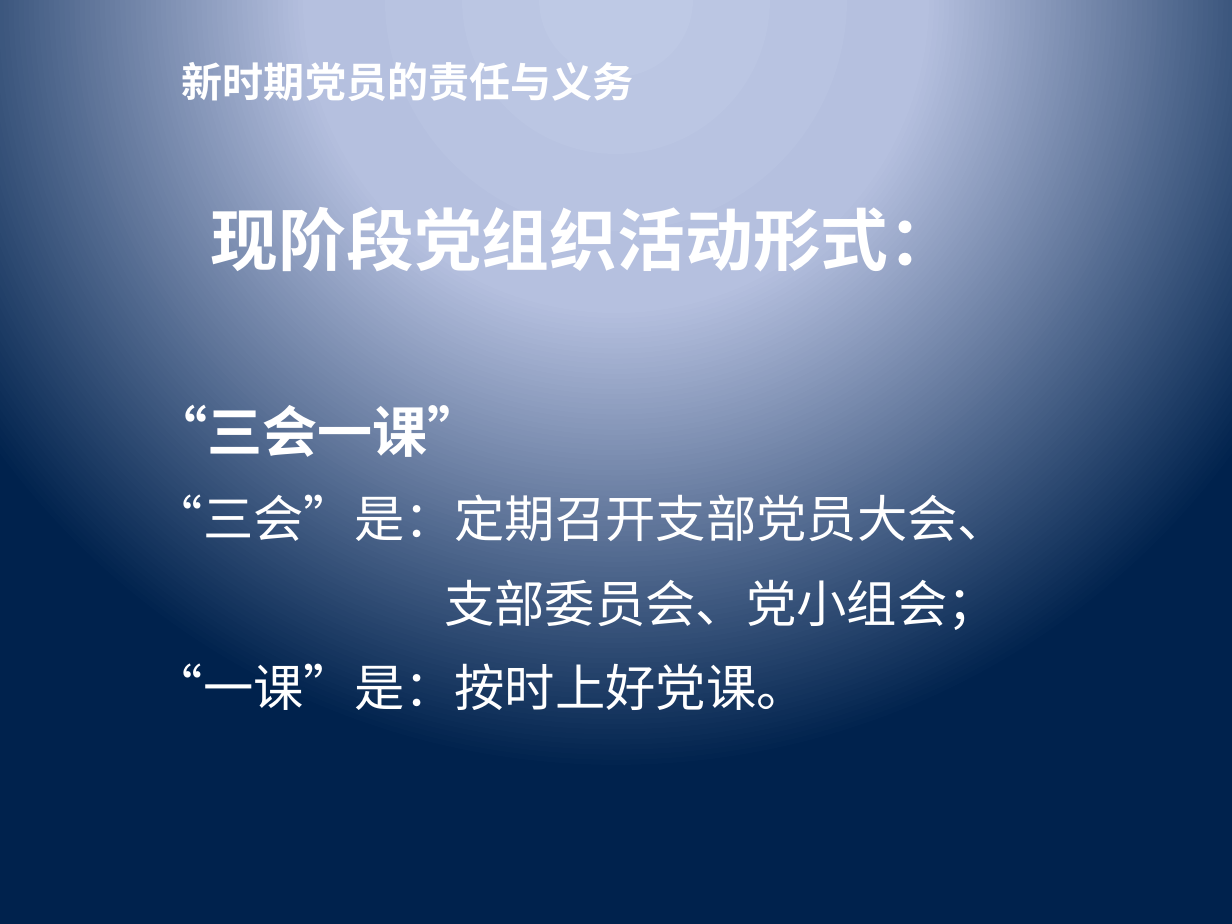
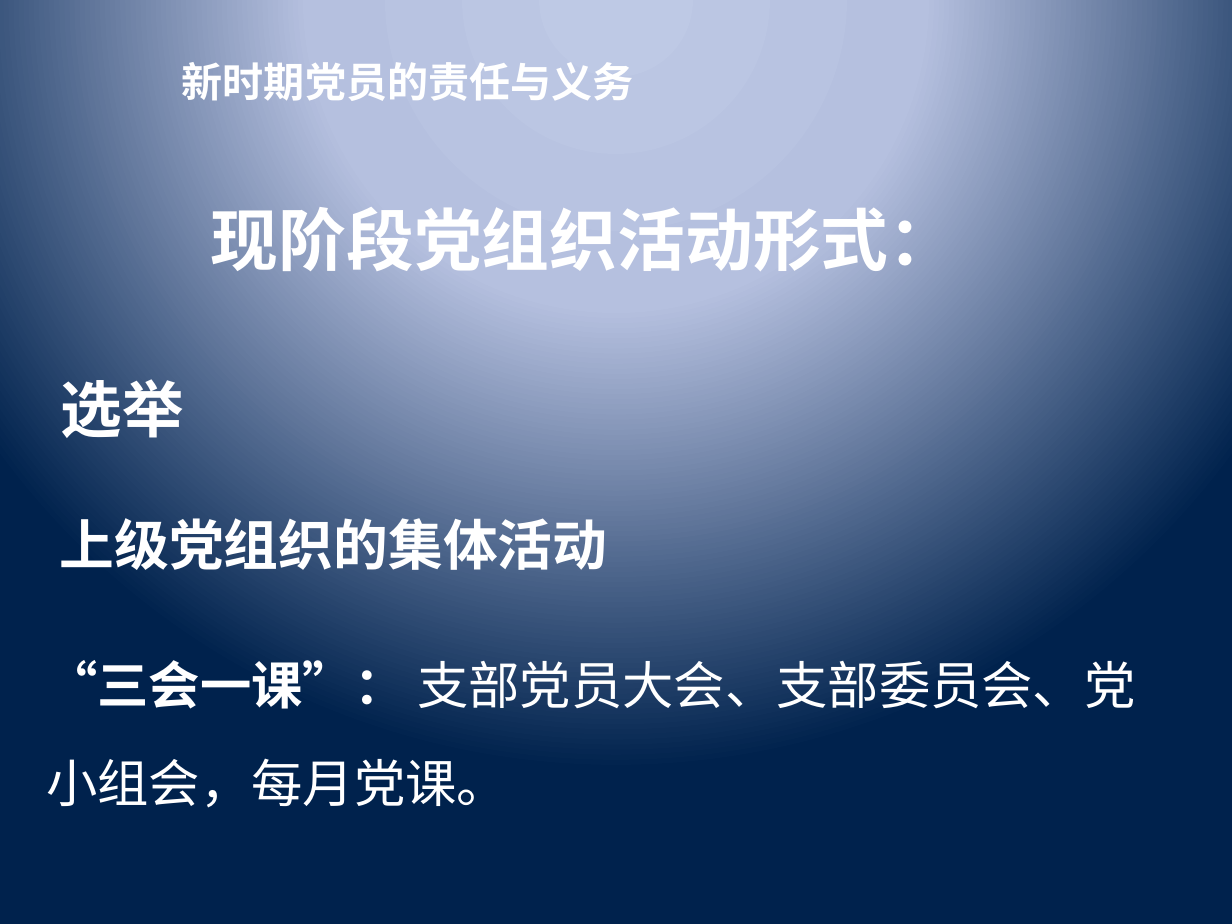
Before and after one commit to lishengze/Docs-Notes, a slide deck: slide 8 of communist/党员的责任与义务.pptx (slide 11 before the commit). Drawn at 1232x924 pixels with LibreOffice and Linux fonts; fonts in the diff are those of the drawing; background and template pictures are left out. Boxes give left, top, right and bottom in pixels: in the first picture for what was removed or moved away, otherwise in the second. Text is boxed around its words. In the diff, an @@ line names an element or a change of style, - is before the commit and + after.

```diff
--- a/communist/党员的责任与义务.pptx
+++ b/communist/党员的责任与义务.pptx
@@ text added at (x1=61, y1=379, x2=184, y2=438), 36 pt, text #CCE8CF, bold @@
+选举
@@ text added at (x1=60, y1=509, x2=608, y2=579), 32 pt, text #CCE8CF, bold @@
+上级党组织的集体活动
@@ text at (x1=46, y1=660, x2=1135, y2=808): text changed; size 29.4 to 30 pt; text colour #FFFFFF to #CCE8CF @@
-“三会一课”
-“三会”是：定期召开支部党员大会、
-支部委员会、党小组会；
-“一课”是：按时上好党课。
+“三会一课”： 支部党员大会、支部委员会、党小组会，每月党课。
```
Also in this commit, not shown: 10 other slides changed, 1 slide added, 2 slides removed, 3 other files.
